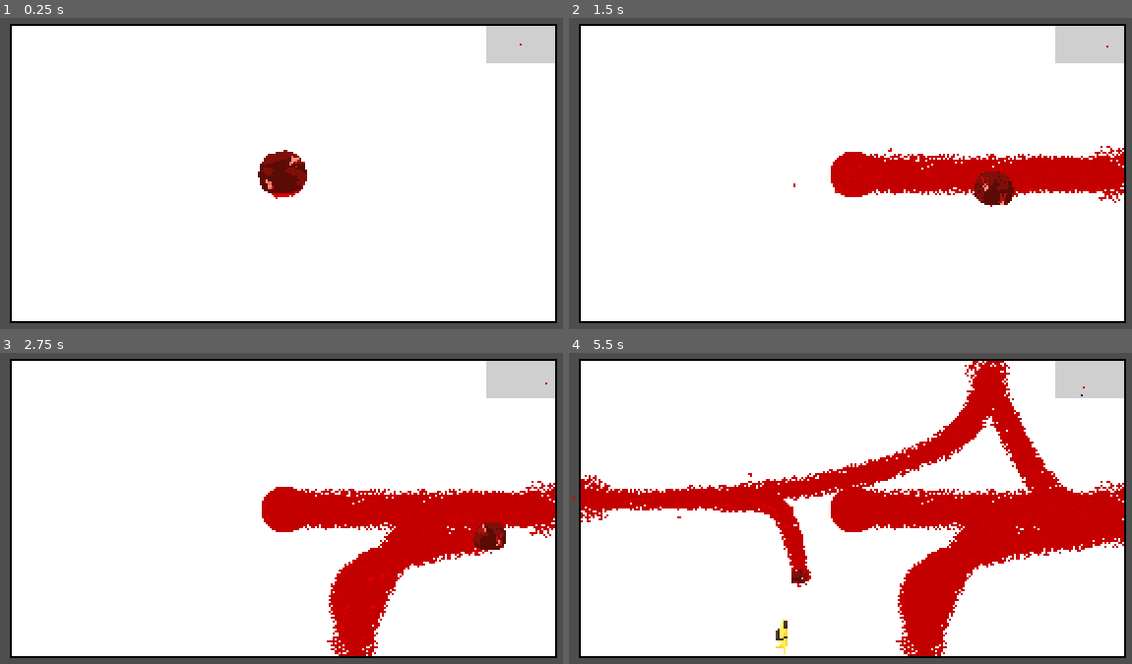
Above: before the commit, frames 1-4 (two rows, left to right).
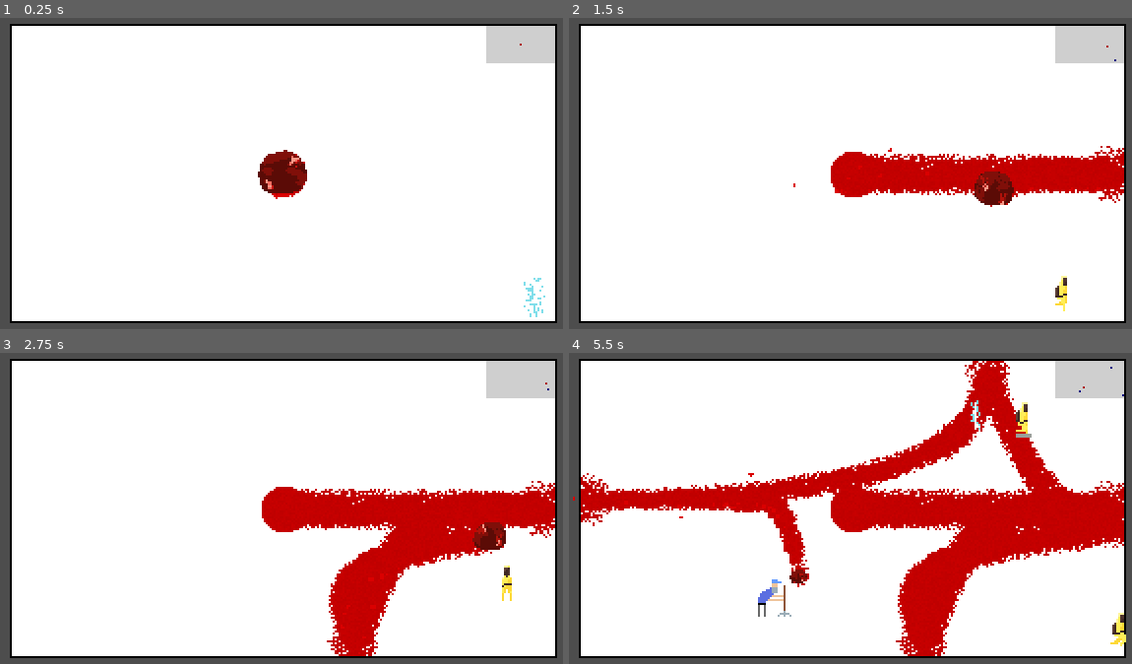
Above: after the commit, the same moments.

Repository: fawfle/blood-jam-cu
Game: Godot game, scene res://scenes/main.tscn
Two runs of this game, one before a commit and one after it. Both use one fixed random seed, a clock stepped at 60 frames per second and the inputs below.
Inputs:
- Up to frame 1 (0.25 s): no input
- Up to frame 2 (1.5 s): tap Enter at 0.5, 1.35 s; hold D (right) 0.53-1.28 s; tap Shift (dash) at 0.6 s; hold S (backward) from 1.28 s (still down)
- Up to frame 3 (2.75 s): release S (backward) at 2.03 s; hold D (right) from 2.03 s (still down); tap Backspace at 2.1 s
- Up to frame 4 (5.5 s): release D (right) at 2.78 s; hold W (forward) 2.78-3.53 s; tap one key every 0.75 s from 2.85 s: 0 9 Shift (dash) Enter; hold A (left) 3.53-5.03 s; hold S (backward) from 5.03 s (still down)

The runs differ from the first frame. In frame 1, 0.1% of the frame differs, in the area x 93-97%, y 83-97%; in frame 2, 0.2%; in frame 3, 0.1%; in frame 4, 2.1%, in the area x 2-99%, y 4-97%.

Commit message:
music and working on difficulty

Diff:
--- a/scenes/enemies/teleport/enemy_teleport.tscn
+++ b/scenes/enemies/teleport/enemy_teleport.tscn
@@ -36,7 +36,7 @@
 }],
 "loop": false,
 "name": &"default",
-"speed": 5.0
+"speed": 10.0
 }]
 
 [node name="EnemyTeleport" type="AnimatedSprite2D"]
--- a/scenes/main.gd
+++ b/scenes/main.gd
@@ -25,7 +25,13 @@
 
 ## number of times rooms resized
 var resize_number: int = 1
+## time it takes to spawn an enemy
 var enemy_spawn_time: float = 3
+## amount to vary spawn times by
+var enemy_spawn_time_variation: float = 0.1
+## at max difficulty, the amount of time it takes to spawn enemy
+var max_enemy_spawn_time: float = enemy_spawn_time
+var min_enemy_spawn_time: float = 0.5
 var enemy_spawn_timer: float = 0.0
 
 var game_over_scene: PackedScene = preload("res://scenes/game_over.tscn")
@@ -91,17 +97,21 @@
 func handle_difficulty():
 	difficulty = resize_number * 50
 
+	enemy_spawn_time = approach_from(min_enemy_spawn_time, max_enemy_spawn_time, 0.01, difficulty)
+
 func handle_fill():
 	var fill_ratio: float = Global.ground.get_fill_ratio()
 	# print(fill_ratio)
+	if fill_ratio == null: return
+
 	if fill_ratio > fill_ratio_target:
 		resize_room()
 
 func handle_spawning(delta: float):
-	enemy_spawn_timer += delta
-	if enemy_spawn_timer > enemy_spawn_time:
+	enemy_spawn_timer -= delta
+	if enemy_spawn_timer <= 0:
 		spawn_enemy()
-		enemy_spawn_timer = 0
+		enemy_spawn_timer = enemy_spawn_time + randf() * enemy_spawn_time_variation
 
 func spawn_enemy():
 	var random_pos = Global.random_position_in_room_away_from_player()
@@ -163,3 +173,18 @@
 
 func _enemy_death(_enemy: Enemy) -> void:
 	death_sound.play(0.2)
+	Global.score+=10
+
+
+func _on_score_timer_timeout() -> void:
+	Global.score+=1
+
+const E = 2.71828
+
+func approach(max_val: float, k: float, x: float) -> float:
+	var ret: float = 1.0 / (1 + pow(E, -k * x)) - 0.5
+	ret *= 2 * max_val
+	return ret
+
+func approach_from(start: float, end: float, k: float, x: float) -> float:
+	return start + approach(end - start, k, x)
--- a/scripts/camera.gd
+++ b/scripts/camera.gd
@@ -9,7 +9,7 @@
 func _ready() -> void:
 	Global.room_resized.connect(_on_room_resized)
 
-func _process(delta: float) -> void:
+func _physics_process(_delta: float) -> void:
 	position = Vector2i(position)
 
 func _on_room_resized(size: Vector2i):
--- a/scripts/global.gd
+++ b/scripts/global.gd
@@ -58,3 +58,7 @@
 			break
 
 	return random_pos
+
+func reset_game():
+	room_size = start_room_size
+	game_time = 0
--- a/scripts/scene_manager.gd
+++ b/scripts/scene_manager.gd
@@ -32,6 +32,9 @@
 	await get_tree().create_timer(0.25).timeout
 	get_tree().change_scene_to_packed(scene)
 
+	if scene == game_scene:
+		Global.reset_game()
+
 	await wipe_out()
 
 	transitioning = false
Not shown, added: audio/music/Phonky_Frog__Moody__Mar_1_2026_412_PM.mp3.import
Not shown, added: audio/music/Phonky_Frog__Moody__Mar_1_2026_441_PM.mp3.import
Not shown, added: audio/music/Phonky_Frog__Moody__Mar_1_2026_412_PM.mp3
Not shown, added: audio/music/Phonky_Frog__Moody__Mar_1_2026_441_PM.mp3
